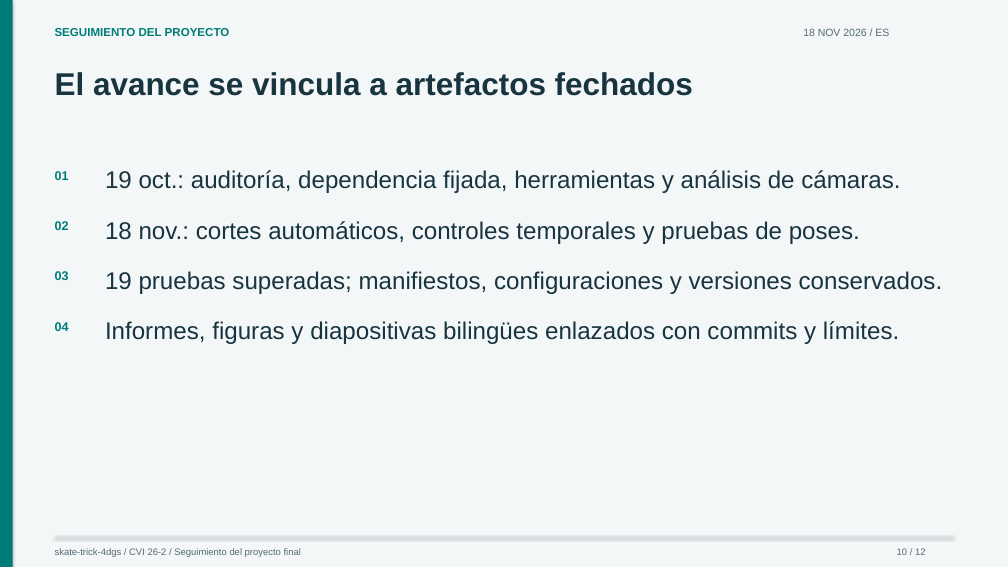
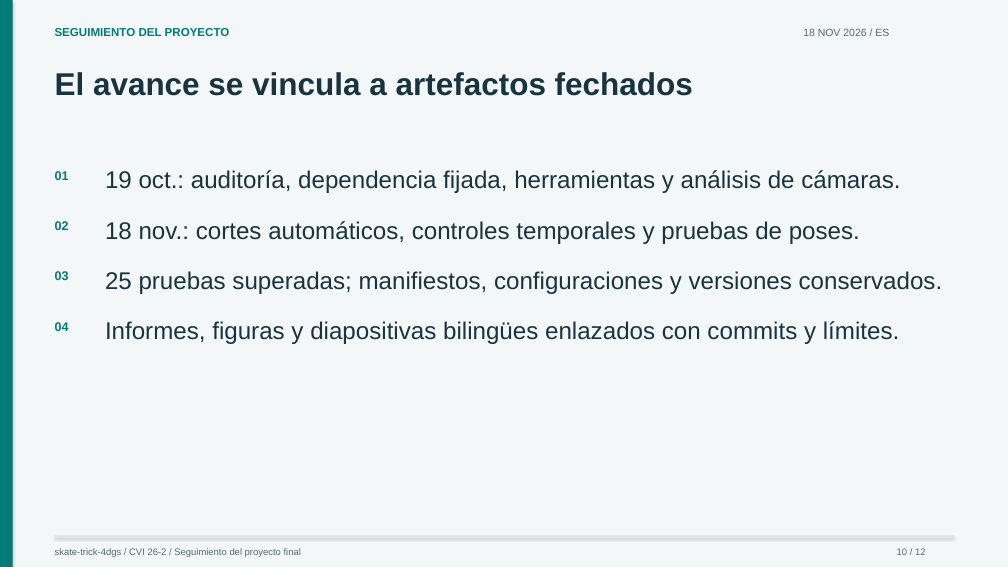
Before and after one commit to craptou/Projet_4D_Gaussian_Splatting, a slide deck: slide 10 of presentations/progress.es.pptx. Drawn at 1008x567 pixels with LibreOffice and Linux fonts; fonts in the diff are those of the drawing. Boxes give left, top, right and bottom in pixels: in the first picture for what was removed or moved away, otherwise in the second. Text is boxed around its words. In the diff, an @@ line names an element or a change of style, - is before the commit and + after.

```diff
--- a/presentations/progress.es.pptx
+++ b/presentations/progress.es.pptx
@@ text at [105, 271, 943, 294]: text changed @@
-19 pruebas superadas; manifiestos, configuraciones y versiones conservados.
+25 pruebas superadas; manifiestos, configuraciones y versiones conservados.
```
Also in this commit, not shown: 4 other slides changed, 27 other files.
